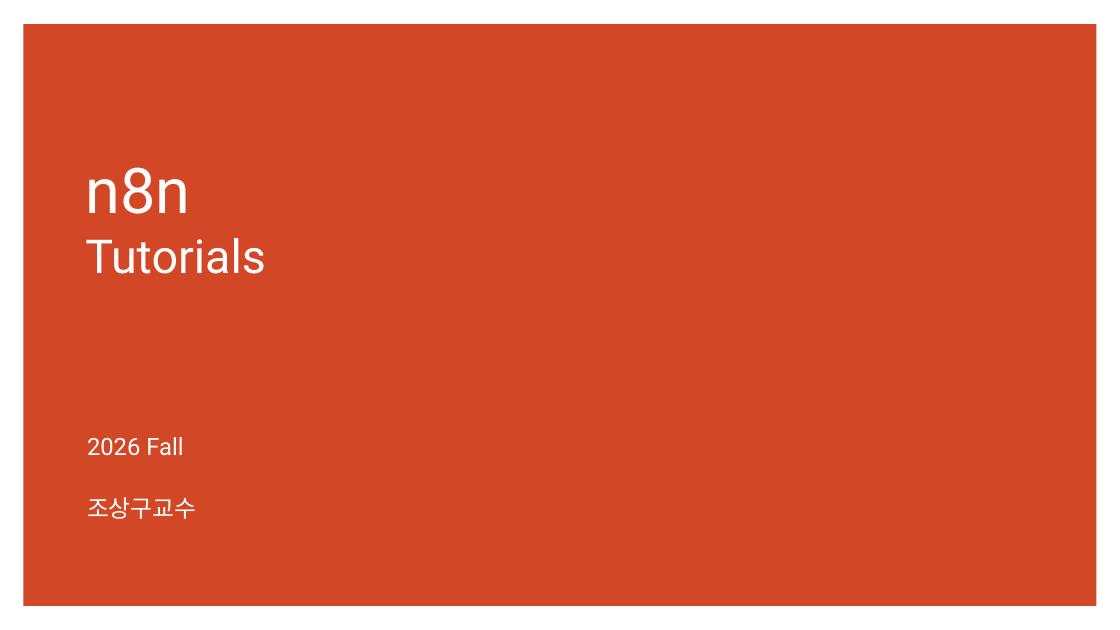
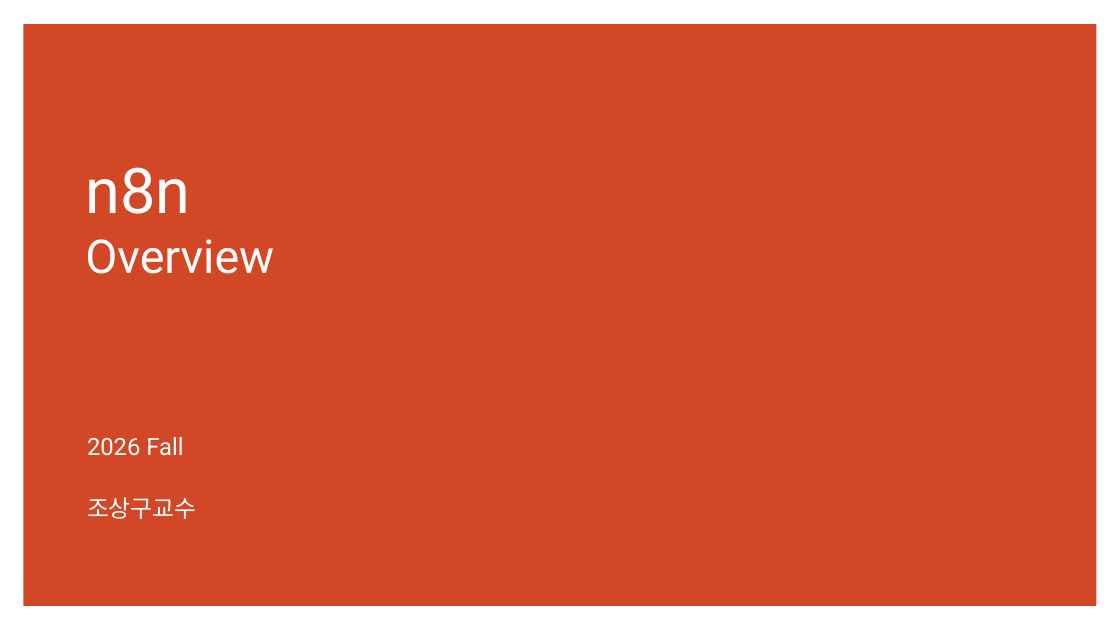
Before and after one commit to ancestor9/2026_Fall_AI-Workflow, a slide deck: slide 8 of PPTs/04_AI Workflow_n8n.pptx. Drawn at 1120x630 pixels with LibreOffice and Linux fonts; fonts in the diff are those of the drawing. Boxes give left, top, right and bottom in pixels: in the first picture for what was removed or moved away, otherwise in the second. Text is boxed around its words. In the diff, an @@ line names an element or a change of style, - is before the commit and + after.

```diff
--- a/PPTs/04_AI Workflow_n8n.pptx
+++ b/PPTs/04_AI Workflow_n8n.pptx
@@ title at [85, 167, 274, 274]: text changed @@
-n8n
-Tutorials
+n8n
+Overview
```
Also in this commit, not shown: 15 slides added.
